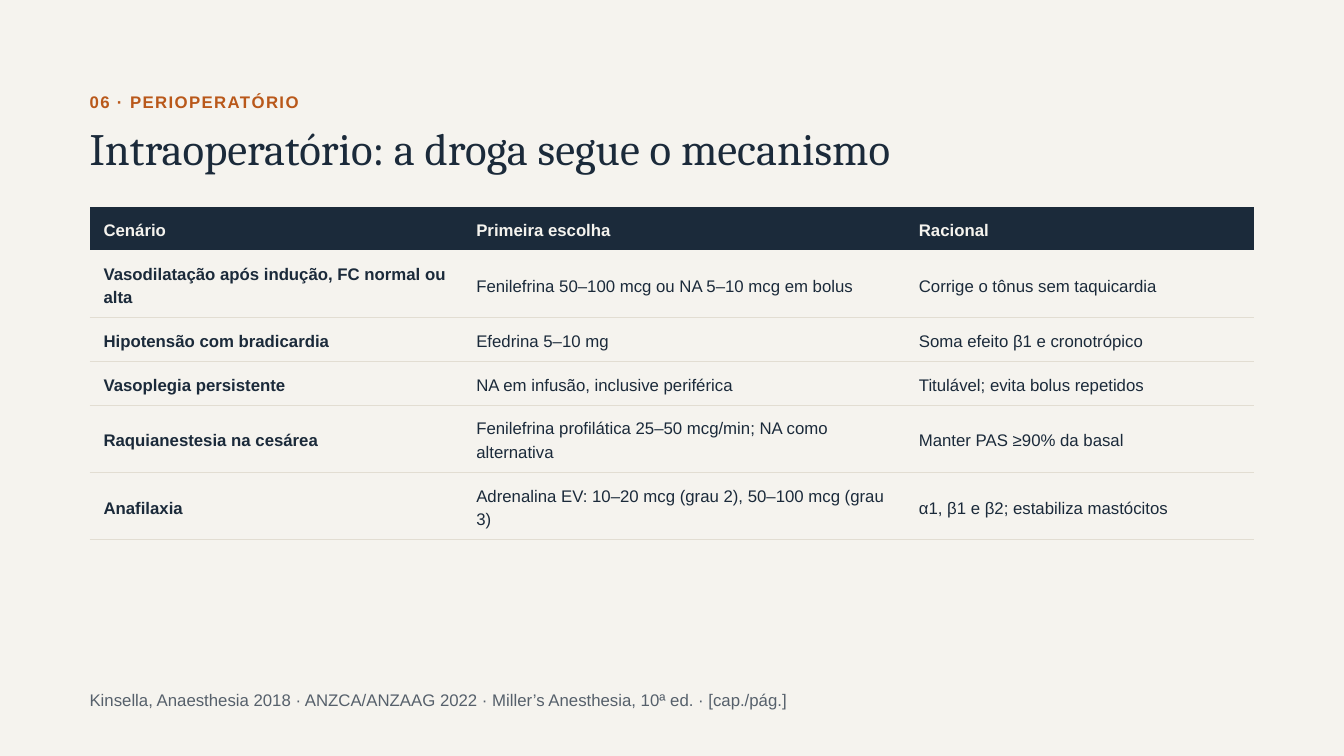
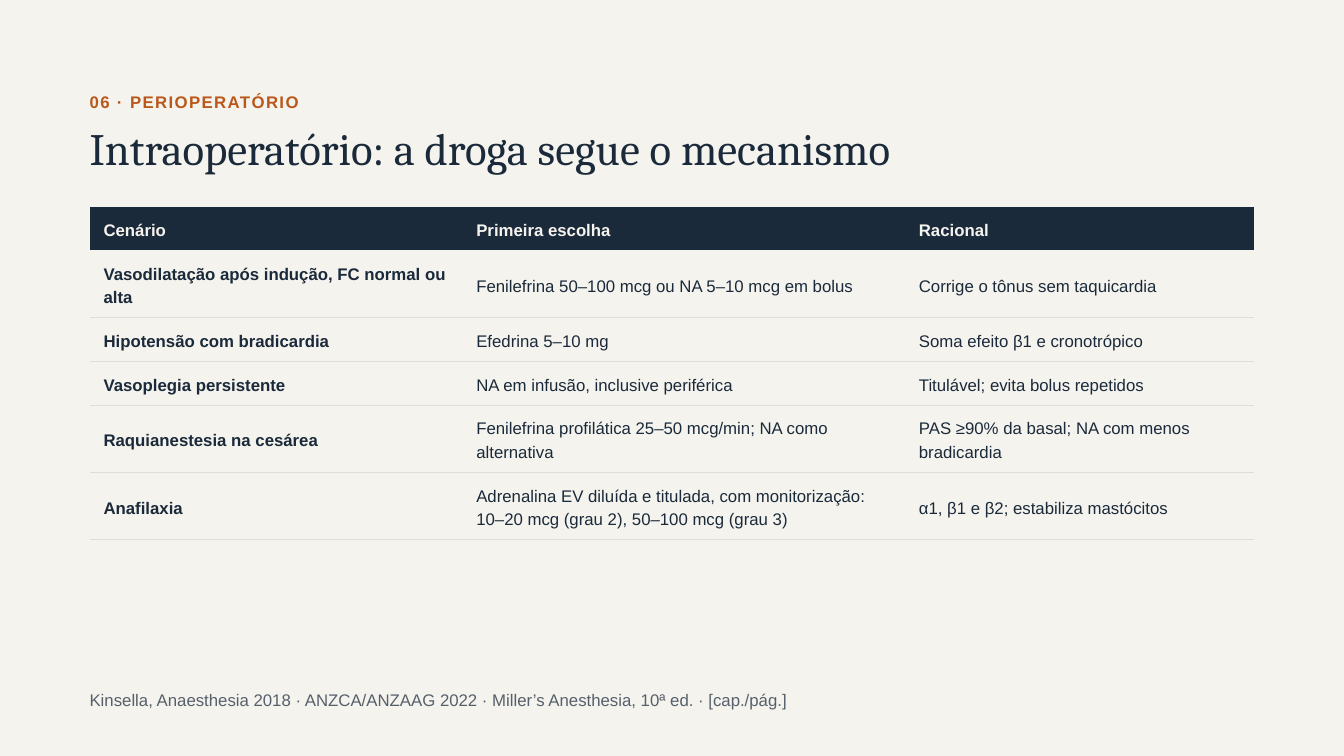
Before and after one commit to brunomoraesdubois-bit/Bruno, a slide deck: slide 11 of apresentacao/Aminas_Vasoativas.pptx (slide 19 before the commit). Drawn at 1344x756 pixels with LibreOffice and Linux fonts; fonts in the diff are those of the drawing. Boxes give left, top, right and bottom in pixels: in the first picture for what was removed or moved away, otherwise in the second. Text is boxed around its words. In the diff, an @@ line names an element or a change of style, - is before the commit and + after.

```diff
--- a/apresentacao/Aminas_Vasoativas.pptx
+++ b/apresentacao/Aminas_Vasoativas.pptx
@@ table at (90,208,1255,533) @@
-row 5, column 3: Manter PAS ≥90% da basal
+row 5, column 3: PAS ≥90% da basal; NA com menos bradicardia
-row 6, column 2: Adrenalina EV: 10–20 mcg (grau 2), 50–100 mcg (grau 3)
+row 6, column 2: Adrenalina EV diluída e titulada, com monitorização: 10–20 mcg (grau 2), 50–100 mcg (grau 3)
```
Also in this commit, not shown: 18 other slides changed, 7 slides added, 1 slide removed, 33 other files.
